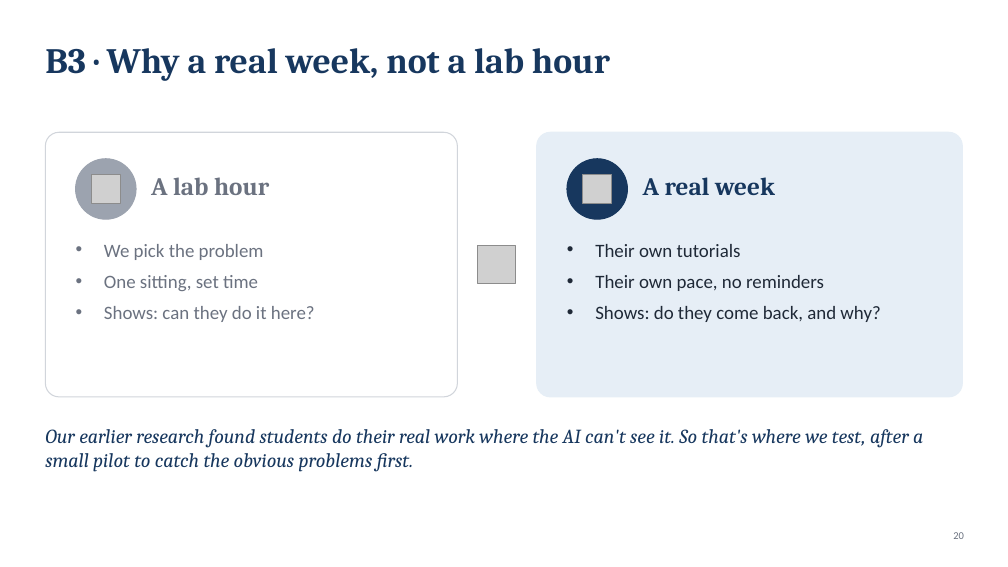
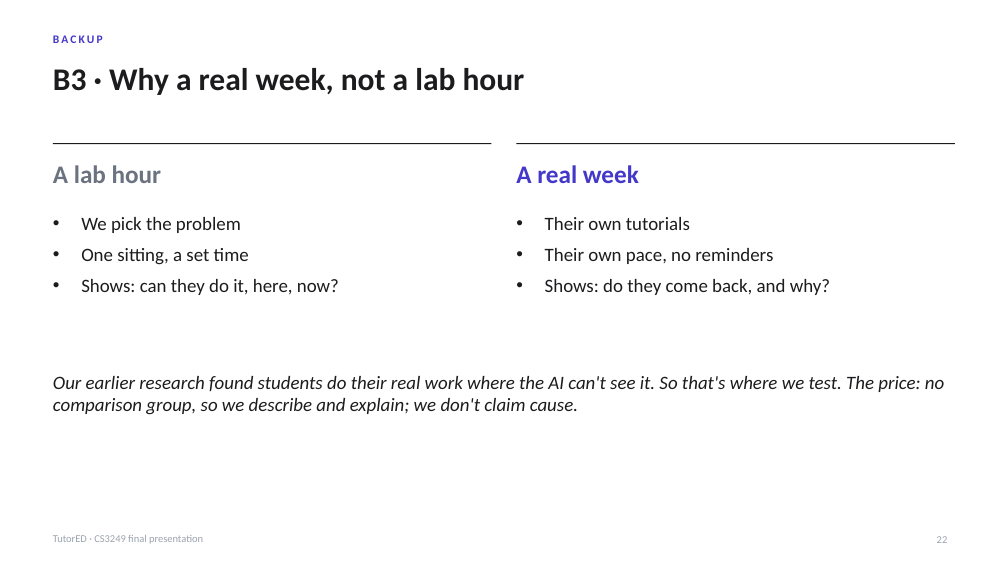
Before and after one commit to lucasisnotcool/ChatterED, a slide deck: slide 22 of docs/group/final-presentation/ChatterED_Final.pptx (slide 20 before the commit). Drawn at 1008x567 pixels with LibreOffice and Linux fonts; fonts in the diff are those of the drawing; grey boxes stand for pictures. Boxes give left, top, right and bottom in pixels: in the first picture for what was removed or moved away, otherwise in the second. Text is boxed around its words. In the diff, an @@ line names an element or a change of style, - is before the commit and + after.

```diff
--- a/docs/group/final-presentation/ChatterED_Final.pptx
+++ b/docs/group/final-presentation/ChatterED_Final.pptx
@@ title "B3 · Why a real ...": place and size @@
-title "B3 · Why a real ..." at <box>45,48,610,81</box>
+title "B3 · Why a real ..." at <box>53,68,525,95</box>
@@ title "B3 · Why a real ..." at <box>53,68,525,95</box>: size 34 to 30 pt, font Cambria to Calibri, text colour #17375E to #1C1C1E @@
@@ text added at <box>53,35,103,43</box>, 11 pt, text #4338CA, bold @@
+BACKUP
@@ rounded rectangle removed at <box>45,132,457,397</box> @@
@@ line added from (53, 144) to (492, 144), #1C1C1E 1 pt @@
@@ line added from (516, 144) to (955, 144), #1C1C1E 1 pt @@
@@ rounded rectangle removed at <box>537,132,963,397</box> @@
@@ text "A lab hour": place and size @@
-text "A lab hour" at <box>151,177,269,195</box>
+text "A lab hour" at <box>53,165,162,183</box>
@@ text "A lab hour" at <box>53,165,162,183</box>: font Cambria to Calibri @@
@@ ellipse removed at <box>76,159,136,219</box> @@
@@ picture removed at <box>91,175,120,203</box> @@
@@ text "A real week": place and size @@
-text "A real week" at <box>643,177,775,195</box>
+text "A real week" at <box>516,165,639,183</box>
@@ text "A real week" at <box>516,165,639,183</box>: font Cambria to Calibri, text colour #17375E to #4338CA @@
@@ ellipse removed at <box>567,159,628,219</box> @@
@@ picture removed at <box>583,175,612,203</box> @@
@@ text "We pick the problem": place and size @@
-text "We pick the problem" at <box>104,244,315,322</box>
+text "We pick the problem" at <box>81,217,339,295</box>
@@ text at <box>81,217,241,233</box>: text colour #6B7280 to #1C1C1E in "We pick the problem" @@
@@ text "Their own tutorials": place and size @@
-text "Their own tutorials" at <box>595,244,880,322</box>
+text "Their own tutorials" at <box>545,217,830,295</box>
@@ text "Their own tutorials" at <box>545,217,830,295</box>: text colour #1F2937 to #1C1C1E @@
@@ text at <box>81,248,339,295</box>: text changed; text colour #6B7280 to #1C1C1E @@
-• One sitting, set time
-• Shows: can they do it here?
+• One sitting, a set time
+• Shows: can they do it, here, now?
@@ picture removed at <box>478,246,516,284</box> @@
@@ text at <box>53,376,944,415</box>: text changed; size 19 to 18 pt; font Cambria to Calibri; text colour #17375E to #1C1C1E @@
-Our earlier research found students do their real work where the AI can't see it. So that's where we test, after a small pilot to catch the obvious problems first.
+Our earlier research found students do their real work where the AI can't see it. So that's where we test. The price: no comparison group, so we describe and explain; we don't claim cause.
@@ text added at <box>53,535,203,544</box>, 10 pt, text #9CA3AF @@
+TutorED · CS3249 final presentation
@@ page number added at <box>937,536,948,543</box>, 10 pt, text #9CA3AF @@
+22
@@ page number removed at <box>953,532,964,539</box> @@
-20
```
Also in this commit, not shown: 13 other slides changed, 11 slides added, 10 slides removed, 1 other file.
